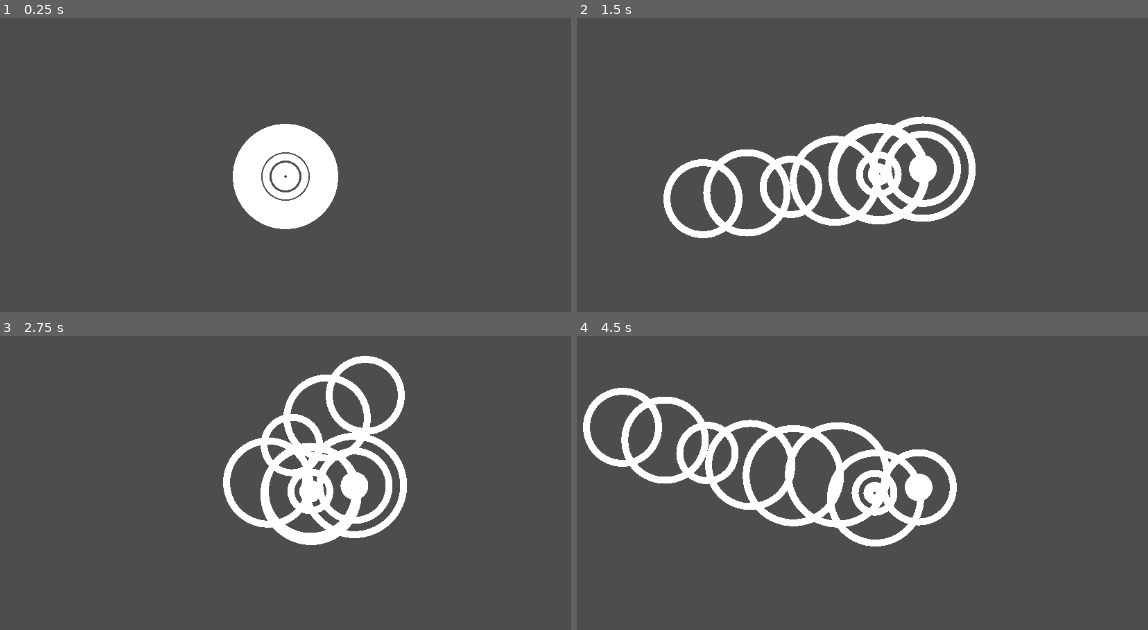
Above: before the commit, frames 1-4 (two rows, left to right).
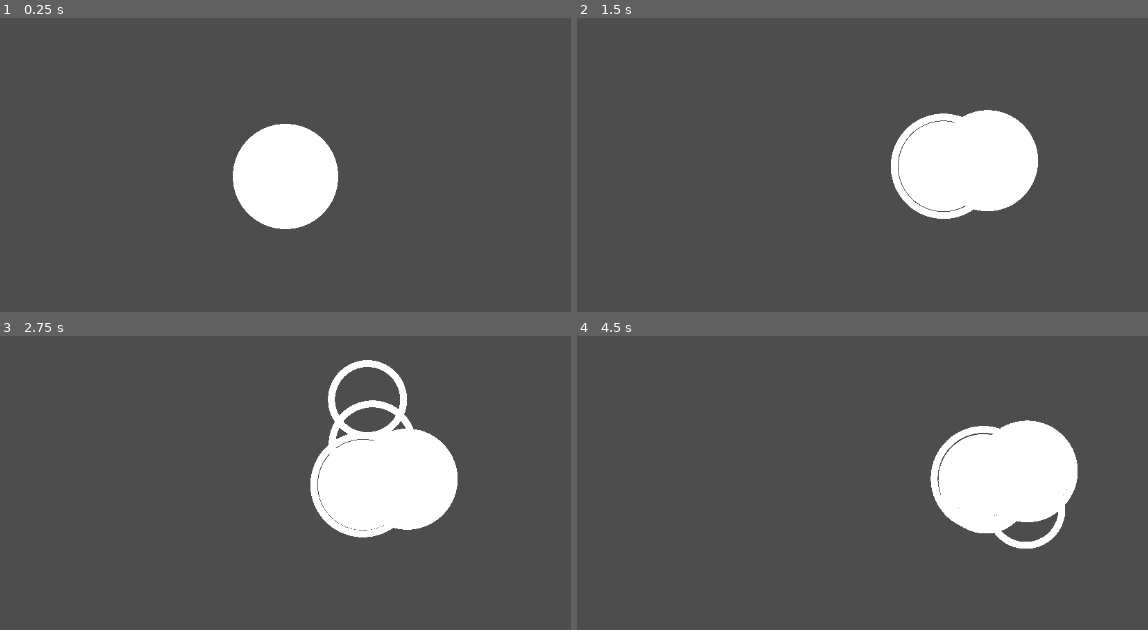
Above: after the commit, the same moments.

Repository: rbxStardev/actual-procerual-animation
Game: Godot game, scene res://main_scene.tscn
The game is run twice, just before and just after one commit, with the same random seed, the same clock (stepped at 60 frames per second) and the same inputs.
Inputs (mouse positions are in pixels of both pictures, inside the frame that each line leads up to):
- Up to frame 1 (0.25 s): no input
- Up to frame 2 (1.5 s): tap Enter at 0.5 s; move the mouse to (1039, 153) at 0.52 s; press the mouse at (1039, 153) at 0.53 s; move the mouse to (702, 200) at 1.27 s; release the mouse at (702, 200) at 1.28 s; click (702, 200) at 1.35 s
- Up to frame 3 (2.75 s): tap Space at 2 s; move the mouse to (365, 394) at 2.02 s; press the mouse at (365, 394) at 2.03 s
- Up to frame 4 (4.5 s): move the mouse to (822, 582) at 2.77 s; release the mouse at (822, 582) at 2.78 s; click (822, 582) at 2.85 s; tap Enter at 3.5 s; move the mouse to (1102, 562) at 3.52 s; press the mouse at (1102, 562) at 3.53 s; move the mouse to (622, 427) at 4.27 s; release the mouse at (622, 427) at 4.28 s; click (622, 427) at 4.35 s

The runs differ from the first frame. In frame 1, 0.3% of the frame differs, in the area x 45-55%, y 45-63%; in frame 2, 12%; in frame 3, 10%; in frame 4, 17%, in the area x 1-88%, y 17-73%.

Commit message:
Fixed anchor rotation and made a better controller with AI

Diff:
--- a/Anchor/anchor.gd
+++ b/Anchor/anchor.gd
@@ -26,5 +26,8 @@
 
 	var vector_to_point: Vector2 = (point.global_position - global_position).normalized()
 	var desired_position: Vector2 = vector_to_point * desired_distance
-	#global_rotation = atan2(vector_to_point.y, vector_to_point.x)
+
+	var point_to_vector: Vector2 = (global_position - point.global_position).normalized()
+
 	point.global_position = global_position + desired_position
+	point.global_rotation = atan2(point_to_vector.y, point_to_vector.x)
--- a/controller.gd
+++ b/controller.gd
@@ -2,20 +2,33 @@
 class_name Controller
 
 @export var target: Node2D
+@export var max_speed: float = 300.0
+@export var slow_radius: float = 64.0
+@export var stop_radius: float = 5.0
+
 var moving: bool = false
-# Called when the node enters the scene tree for the first time.
-func _ready() -> void:
-	pass # Replace with function body.
 
+func _process(delta: float) -> void:
+	if not target or not moving:
+		return
 
-# Called every frame. 'delta' is the elapsed time since the previous frame.
-func _process(delta: float) -> void:
-	if target and moving:
-		target.global_position = get_global_mouse_position()
+	var mouse_pos = get_global_mouse_position()
+	var distance = target.global_position.distance_to(mouse_pos)
 
+	if distance < stop_radius:
+		return
+
+	var speed = max_speed
+	if distance < slow_radius:
+		speed = max_speed * (distance / slow_radius)
+
+	var direction = (mouse_pos - target.global_position).normalized()
+	target.global_position += direction * speed * delta
+
+	target.look_at(mouse_pos)
 
 func _input(event: InputEvent) -> void:
 	if event.is_action_pressed("Move"):
 		moving = true
-	elif  event.is_action_released("Move"):
+	elif event.is_action_released("Move"):
 		moving = false
--- a/main_scene.gd
+++ b/main_scene.gd
@@ -4,7 +4,8 @@
 const CONTROLLER = preload("uid://bwb7cde7bk21g")
 
 #@export var points: Array[float] = [64, 84, 87, 85, 83, 77, 64, 60, 51, 38, 34, 32, 19, 15]
-@export var points: Array[float] = [52, 58, 40, 60, 68, 71, 65, 50, 28, 15, 11, 9, 7, 7]
+@export var points: Array[float] = [52, 58, 50, 60, 68, 71, 65, 60, 55, 50, 45, 40, 35, 30, 25, 20, 15, 10, 5, 5]
+#@export var points: Array[float] = [64, 64]
 
 var point_array: Array[Anchor]
 
